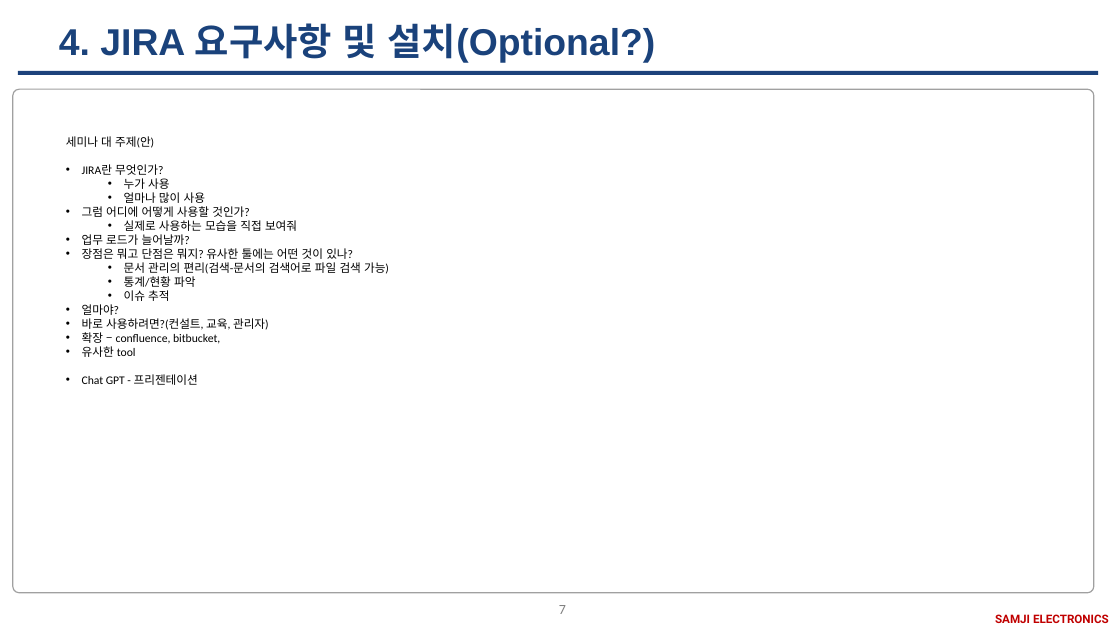
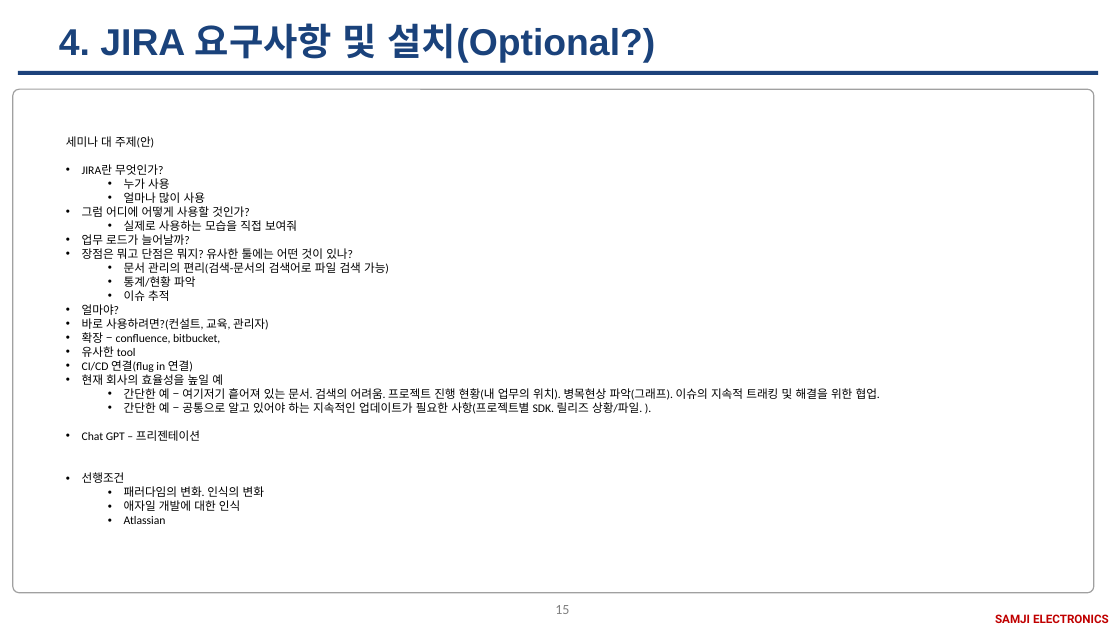
Before and after one commit to SangguKang/doc, a slide deck: slide 15 of Transfer/JIRA.pptx (slide 7 before the commit). Drawn at 1120x630 pixels with LibreOffice and Linux fonts; fonts in the diff are those of the drawing; background and template pictures are left out. Boxes give left, top, right and bottom in pixels: in the first picture for what was removed or moved away, otherwise in the second. Text is boxed around its words. In the diff, an @@ line names an element or a change of style, - is before the commit and + after.

```diff
--- a/Transfer/JIRA.pptx
+++ b/Transfer/JIRA.pptx
@@ text at (82, 360, 880, 524): text changed @@
-• Chat GPT - 프리젠테이션
+• CI/CD 연결(flug in 연결)
+• 현재 회사의 효율성을 높일 예
+  • 간단한 예 – 여기저기 흩어져 있는 문서. 검색의 어려움. 프로젝트 진행 현황(내 업무의 위치). 병목현상 파악(그래프). 이슈의 지속적 트래킹 및 해결을 위한 협업.
+  • 간단한 예 – 공통으로 알고 있어야 하는 지속적인 업데이트가 필요한 사항(프로젝트별 SDK. 릴리즈 상황/파일. ).
+• Chat GPT – 프리젠테이션
+• 선행조건
+  • 패러다임의 변화. 인식의 변화
+  • 애자일 개발에 대한 인식
+  • Atlassian
@@ page number at (555, 605, 569, 614): text changed @@
-7
+15
```
Also in this commit, not shown: 2 slides added, 2 slides removed, 1 other file.
